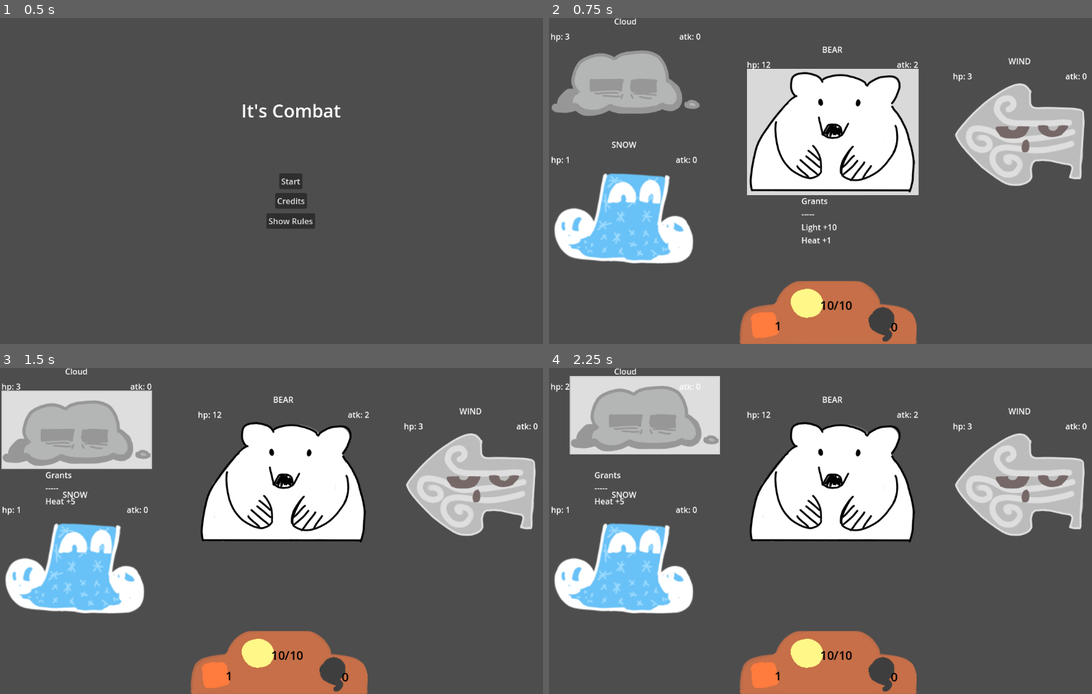
Above: before the commit, frames 1-4 (two rows, left to right).
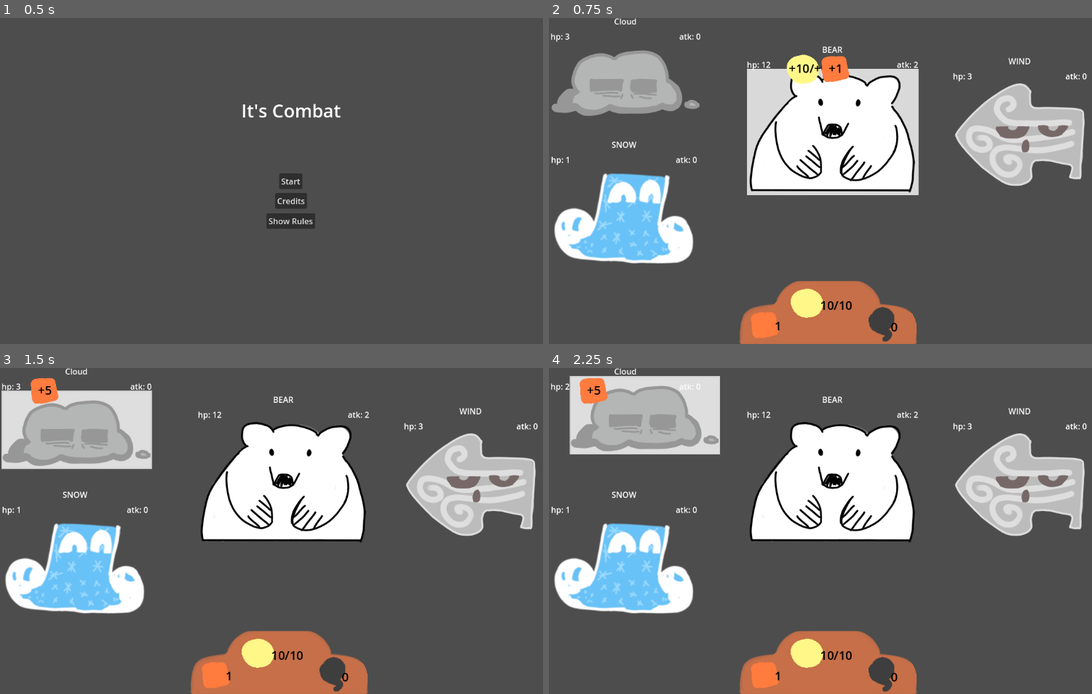
Above: after the commit, the same moments.

Repository: alex-mike-mark-again/godot-combat
Game: Godot game, scene res://main_menu.tscn
Same seed, same stepped clock (60 frames per second), same inputs: the game is played once before the commit and once after it. The engine's default icon, where the game draws it, is replaced by a stand-in: a white triangle on a blue panel in a dark square.
Inputs (mouse positions are in pixels of both pictures, inside the frame that each line leads up to):
- Up to frame 1 (0.5 s): no input
- Up to frame 2 (0.75 s): click "Start" at 0.5 s
- Up to frame 3 (1.5 s): click (76, 429) at 1.27 s
- Up to frame 4 (2.25 s): click (625, 429) at 2.02 s

Frame 1 is identical in both runs. In frame 2, 1.0% of the frame differs, in the area x 43-56%, y 11-70%; in frame 3, 0.5%; in frame 4, 0.5%.

Commit message:
Adds a prettier buff display.

Diff:
--- a/enemies/enemy.gd
+++ b/enemies/enemy.gd
@@ -6,6 +6,7 @@
 @export var hpLabel: Label
 @export var atkLabel: Label
 @export var buffLabel: Label
+@export var buff_display: Control
 @export var nameLabel: Label
 @export var animationPlayer: AnimationPlayer
 
@@ -35,6 +36,7 @@
 
 func _write_buff_label():
 	buffLabel.text = "Grants\n-----\n"+buff.toString()
+	buff_display.update_display(buff)
 
 func _on_selector_pressed():
 	selected.emit(self)
@@ -61,7 +63,7 @@
 	animationPlayer.play("attack")
 
 func _on_selector_mouse_entered():
-	buffLabel.show()
+	buff_display.show()
 
 func _on_selector_mouse_exited():
-	buffLabel.hide()
+	buff_display.hide()
--- a/enemies/enemy.tscn
+++ b/enemies/enemy.tscn
@@ -1,9 +1,14 @@
-[gd_scene load_steps=15 format=3 uid="uid://d15w3qccq2gc8"]
+[gd_scene load_steps=20 format=3 uid="uid://d15w3qccq2gc8"]
 
 [ext_resource type="Script" path="res://enemies/enemy.gd" id="1_tnjn8"]
 [ext_resource type="Texture2D" uid="uid://djvdh44acre7u" path="res://icon.svg" id="2_1djyi"]
 [ext_resource type="AudioStream" uid="uid://cld5r8yhfux07" path="res://sfx/punch-3-166696.mp3" id="3_hj6iw"]
 [ext_resource type="AudioStream" uid="uid://canfinpfol2qf" path="res://sfx/punch-6-166699.mp3" id="4_6k7hd"]
+[ext_resource type="Script" path="res://themes/buff_display.gd" id="5_7c0xw"]
+[ext_resource type="Texture2D" uid="uid://qt2h1hudlcey" path="res://sprites/heat_icon.png" id="6_mivw1"]
+[ext_resource type="Theme" uid="uid://dhn14l7ryv320" path="res://themes/player_theme.tres" id="7_8ljos"]
+[ext_resource type="Texture2D" uid="uid://ik3lyxipbghc" path="res://sprites/light_icon.png" id="8_643bl"]
+[ext_resource type="Texture2D" uid="uid://cdy3r0wuyy6ow" path="res://sprites/smoke_icon.png" id="9_e8vll"]
 
 [sub_resource type="Animation" id="Animation_emtrv"]
 length = 0.001
@@ -139,13 +144,14 @@
 Button/styles/normal = SubResource("StyleBoxEmpty_8f22k")
 Button/styles/pressed = SubResource("StyleBoxFlat_f4x4b")
 
-[node name="Enemy" type="Control" node_paths=PackedStringArray("hpLabel", "atkLabel", "buffLabel", "nameLabel", "animationPlayer")]
+[node name="Enemy" type="Control" node_paths=PackedStringArray("hpLabel", "atkLabel", "buffLabel", "buff_display", "nameLabel", "animationPlayer")]
 layout_mode = 3
 anchors_preset = 0
 script = ExtResource("1_tnjn8")
 hpLabel = NodePath("Labels/HP Label")
 atkLabel = NodePath("Labels/ATK Label")
 buffLabel = NodePath("Labels/Buff Label")
+buff_display = NodePath("Labels/Buff Display")
 nameLabel = NodePath("Labels/Name Label")
 animationPlayer = NodePath("AnimationPlayer")
 
@@ -160,6 +166,133 @@
 offset_top = -20.0
 offset_right = 136.0
 offset_bottom = 116.0
+
+[node name="Buff Display" type="Control" parent="Labels" node_paths=PackedStringArray("light_label", "heat_label", "smoke_label")]
+visible = false
+z_index = 2
+layout_mode = 1
+anchors_preset = 5
+anchor_left = 0.5
+anchor_right = 0.5
+offset_left = -20.0
+offset_right = 20.0
+offset_bottom = 40.0
+grow_horizontal = 2
+script = ExtResource("5_7c0xw")
+light_label = NodePath("HBoxContainer/light/Label")
+heat_label = NodePath("HBoxContainer/heat/Label")
+smoke_label = NodePath("HBoxContainer/smoke/Label")
+
+[node name="HBoxContainer" type="HBoxContainer" parent="Labels/Buff Display"]
+layout_mode = 1
+anchors_preset = 8
+anchor_left = 0.5
+anchor_top = 0.5
+anchor_right = 0.5
+anchor_bottom = 0.5
+offset_left = -91.5
+offset_top = -32.5
+offset_right = 91.5
+offset_bottom = 32.5
+grow_horizontal = 2
+grow_vertical = 2
+
+[node name="light" type="Control" parent="Labels/Buff Display/HBoxContainer"]
+visible = false
+custom_minimum_size = Vector2(65, 55)
+layout_mode = 2
+
+[node name="TextureRect" type="TextureRect" parent="Labels/Buff Display/HBoxContainer/light"]
+layout_mode = 1
+anchors_preset = 4
+anchor_top = 0.5
+anchor_bottom = 0.5
+offset_top = -29.0
+offset_right = 64.0
+offset_bottom = 29.0
+grow_vertical = 2
+texture = ExtResource("8_643bl")
+stretch_mode = 2
+
+[node name="Label" type="Label" parent="Labels/Buff Display/HBoxContainer/light"]
+layout_mode = 1
+anchors_preset = 8
+anchor_left = 0.5
+anchor_top = 0.5
+anchor_right = 0.5
+anchor_bottom = 0.5
+offset_left = -9.5
+offset_top = -18.5
+offset_right = 30.5
+offset_bottom = 18.5
+grow_horizontal = 2
+grow_vertical = 2
+theme = ExtResource("7_8ljos")
+text = "X"
+
+[node name="heat" type="Control" parent="Labels/Buff Display/HBoxContainer"]
+visible = false
+custom_minimum_size = Vector2(55, 55)
+layout_mode = 2
+
+[node name="TextureRect" type="TextureRect" parent="Labels/Buff Display/HBoxContainer/heat"]
+layout_mode = 1
+anchors_preset = 4
+anchor_top = 0.5
+anchor_bottom = 0.5
+offset_top = -25.5
+offset_right = 55.0
+offset_bottom = 25.5
+grow_vertical = 2
+texture = ExtResource("6_mivw1")
+
+[node name="Label" type="Label" parent="Labels/Buff Display/HBoxContainer/heat"]
+layout_mode = 1
+anchors_preset = 8
+anchor_left = 0.5
+anchor_top = 0.5
+anchor_right = 0.5
+anchor_bottom = 0.5
+offset_left = -7.5
+offset_top = -18.5
+offset_right = 7.5
+offset_bottom = 18.5
+grow_horizontal = 2
+grow_vertical = 2
+theme = ExtResource("7_8ljos")
+text = "X"
+
+[node name="smoke" type="Control" parent="Labels/Buff Display/HBoxContainer"]
+visible = false
+custom_minimum_size = Vector2(55, 65)
+layout_mode = 2
+
+[node name="TextureRect" type="TextureRect" parent="Labels/Buff Display/HBoxContainer/smoke"]
+layout_mode = 1
+anchors_preset = 4
+anchor_top = 0.5
+anchor_bottom = 0.5
+offset_top = -25.5
+offset_right = 55.0
+offset_bottom = 25.5
+grow_vertical = 2
+texture = ExtResource("9_e8vll")
+
+[node name="Label" type="Label" parent="Labels/Buff Display/HBoxContainer/smoke"]
+layout_mode = 1
+anchors_preset = 8
+anchor_left = 0.5
+anchor_top = 0.5
+anchor_right = 0.5
+anchor_bottom = 0.5
+offset_left = -7.5
+offset_top = -18.5
+offset_right = 7.5
+offset_bottom = 18.5
+grow_horizontal = 2
+grow_vertical = 2
+theme = ExtResource("7_8ljos")
+text = "X"
 
 [node name="HP Label" type="Label" parent="Labels"]
 layout_mode = 1
--- /dev/null
+++ b/themes/buff_display.gd
@@ -0,0 +1,16 @@
+extends Control
+
+@export var light_label: Label
+@export var heat_label: Label
+@export var smoke_label: Label
+
+func update_display(buff: Buff):
+	if(buff.hp || buff.maxHp):
+		$HBoxContainer/light.show()
+		light_label.text = "+"+str(buff.hp)+"/"+"+"+str(buff.maxHp)
+	if(buff.atk):
+		$HBoxContainer/heat.show()
+		heat_label.text = "+"+str(buff.atk)
+	if(buff.rdc):
+		$HBoxContainer/smoke.show()
+		smoke_label.text = "+"+str(buff.rdc)
--- /dev/null
+++ b/themes/buff_display.tscn
@@ -0,0 +1,31 @@
+[gd_scene load_steps=3 format=3 uid="uid://bdo17gllbifc3"]
+
+[ext_resource type="Texture2D" uid="uid://qt2h1hudlcey" path="res://sprites/heat_icon.png" id="1_dk2vl"]
+[ext_resource type="Texture2D" uid="uid://ik3lyxipbghc" path="res://sprites/light_icon.png" id="2_iqec7"]
+
+[node name="buff_display" type="Control"]
+layout_mode = 3
+anchors_preset = 15
+anchor_right = 1.0
+anchor_bottom = 1.0
+grow_horizontal = 2
+grow_vertical = 2
+
+[node name="HBoxContainer" type="HBoxContainer" parent="."]
+layout_mode = 2
+offset_left = 283.0
+offset_top = 275.0
+offset_right = 683.0
+offset_bottom = 333.0
+
+[node name="TextureRect" type="TextureRect" parent="HBoxContainer"]
+layout_mode = 2
+texture = ExtResource("2_iqec7")
+
+[node name="Label" type="Label" parent="HBoxContainer"]
+layout_mode = 2
+text = "YYYY"
+
+[node name="TextureRect2" type="TextureRect" parent="HBoxContainer"]
+layout_mode = 2
+texture = ExtResource("1_dk2vl")
--- /dev/null
+++ b/ui/stat_display.tscn
@@ -0,0 +1,22 @@
+[gd_scene load_steps=2 format=3 uid="uid://co6rkfnskajvr"]
+
+[ext_resource type="Script" path="res://stat_display.gd" id="1_gypph"]
+
+[node name="stat_display" type="Control"]
+layout_mode = 3
+anchors_preset = 15
+anchor_right = 1.0
+anchor_bottom = 1.0
+grow_horizontal = 2
+grow_vertical = 2
+script = ExtResource("1_gypph")
+
+[node name="Label" type="Label" parent="."]
+layout_mode = 0
+offset_right = 40.0
+offset_bottom = 23.0
+
+[node name="TextureRect" type="TextureRect" parent="."]
+layout_mode = 0
+offset_right = 40.0
+offset_bottom = 40.0
